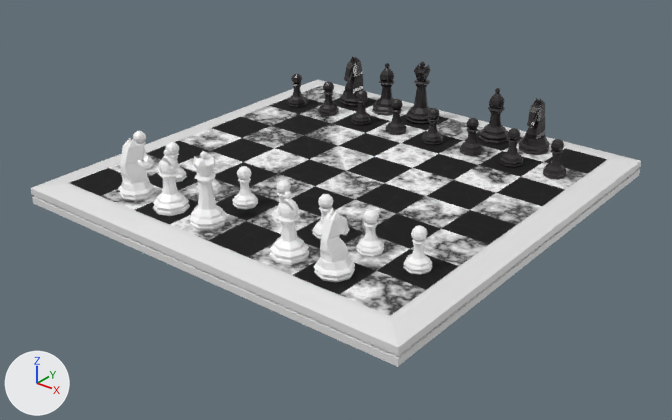
The Blender file Models/chessscene.blend, before and after one commit.
Rendered twice from a 50 mm lens placed at (0.63, -0.806, 0.443), pointed at (0.012, -0.034, -0.035). Arrows for +X, +Y and +Z are at lower left; the lights stay in place.

In view in the first picture: 'Bishop', 'Bishop.002', 'Bishop.003', 'Chessboard', 'Cube', 'Knight - Black 1', 'Knight - White 1', 'Knight - White 2', 'Pawn.008', 'Pawn.009', 'Queen - Black', 'Queen - White'.
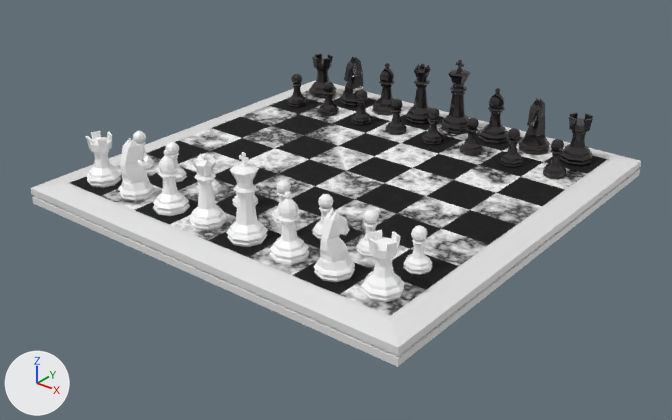
Diff of the bpy script that builds the scene:
```diff
--- a/Models/chessscene.blend.py
+++ b/Models/chessscene.blend.py
@@ ob_queen___white @@
 ob_queen___white.location = (-0.0286, -0.2, 0.0201)
-ob_queen___white.rotation_euler = (0.0, 0.0, -0.546)  # degrees (0, 0, -31)
 ob_queen___white.scale = (0.02, 0.02, 0.02)
@@ ob_king___white @@
+ob_king___white = bpy.data.objects.new('King - White', me_cylinder_015)  # 178 vertices, 180 faces; spans x -1.02..1.02, y -1.02..1.02, z -1.0..3.51; in mat_white_pieces (white #ffffff)
+ob_king___white.parent = ob_white_empty
+ob_king___white.location = (0.0286, -0.2, 0.021)
+ob_king___white.rotation_euler = (0.0, 0.0, 1.571)  # degrees (0, 0, 90)
+ob_king___white.scale = (0.021, 0.021, 0.021)
@@ ob_king___black @@
+ob_king___black = bpy.data.objects.new('King - Black', me_cylinder_014)  # 178 vertices, 180 faces; spans x -1.02..1.02, y -1.02..1.02, z -1.0..3.51; in mat_black_pieces (black #2a2728)
+ob_king___black.parent = ob_black_empty
+ob_king___black.location = (0.0286, 0.2, 0.021)
+ob_king___black.rotation_euler = (0.0, 0.0, 1.571)  # degrees (0, 0, 90)
+ob_king___black.scale = (0.021, 0.021, 0.021)
@@ ob_rook___black_1_001 @@
+ob_rook___black_1_001 = bpy.data.objects.new('Rook - Black 1.001', me_cylinder_013)  # 144 vertices, 138 faces; spans x -1.02..1.02, y -1.02..1.02, z -1.0..1.84; in mat_black_pieces (black #2a2728)
+ob_rook___black_1_001.parent = ob_black_empty
+ob_rook___black_1_001.location = (-0.2, 0.2, 0.0204)
+ob_rook___black_1_001.scale = (0.02, 0.02, 0.02)
@@ ob_rook___black_1 @@
+ob_rook___black_1 = bpy.data.objects.new('Rook - Black 1', me_cylinder_013.copy())
+ob_rook___black_1.parent = ob_black_empty
+ob_rook___black_1.location = (0.2, 0.2, 0.0204)
+ob_rook___black_1.scale = (0.02, 0.02, 0.02)
@@ ob_white___rook_1_001 @@
+ob_white___rook_1_001 = bpy.data.objects.new('White - Rook 1.001', me_cylinder_011)  # 144 vertices, 138 faces; spans x -1.02..1.02, y -1.02..1.02, z -1.0..1.84; in mat_white_pieces (white #ffffff)
+ob_white___rook_1_001.parent = ob_white_empty
+ob_white___rook_1_001.location = (-0.2, -0.2, 0.0204)
+ob_white___rook_1_001.scale = (0.02, 0.02, 0.02)
@@ ob_white___rook_1 @@
+ob_white___rook_1 = bpy.data.objects.new('White - Rook 1', me_cylinder_010)  # 144 vertices, 138 faces; spans x -1.02..1.02, y -1.02..1.02, z -1.0..1.84; in mat_white_pieces (white #ffffff)
+ob_white___rook_1.parent = ob_white_empty
+ob_white___rook_1.location = (0.2, -0.2, 0.0204)
+ob_white___rook_1.scale = (0.02, 0.02, 0.02)
```

Where the change shows, as pixel boxes (x1, y1, x2, y2) in the pictures (672 x 420 px):
'King - White', added
    after: (226, 152, 268, 247)
'White - Rook 1', added
    after: (361, 230, 405, 302)
'Queen - White', turned
    before: (189, 151, 227, 230)
    after: (189, 153, 227, 231)
'White - Rook 1.001', added
    after: (86, 131, 121, 188)
'King - Black', added (black)
    after: (441, 60, 470, 135)
'Rook - Black 1', added (black)
    after: (560, 112, 593, 166)
'Rook - Black 1.001', added (black)
    after: (309, 53, 337, 98)
